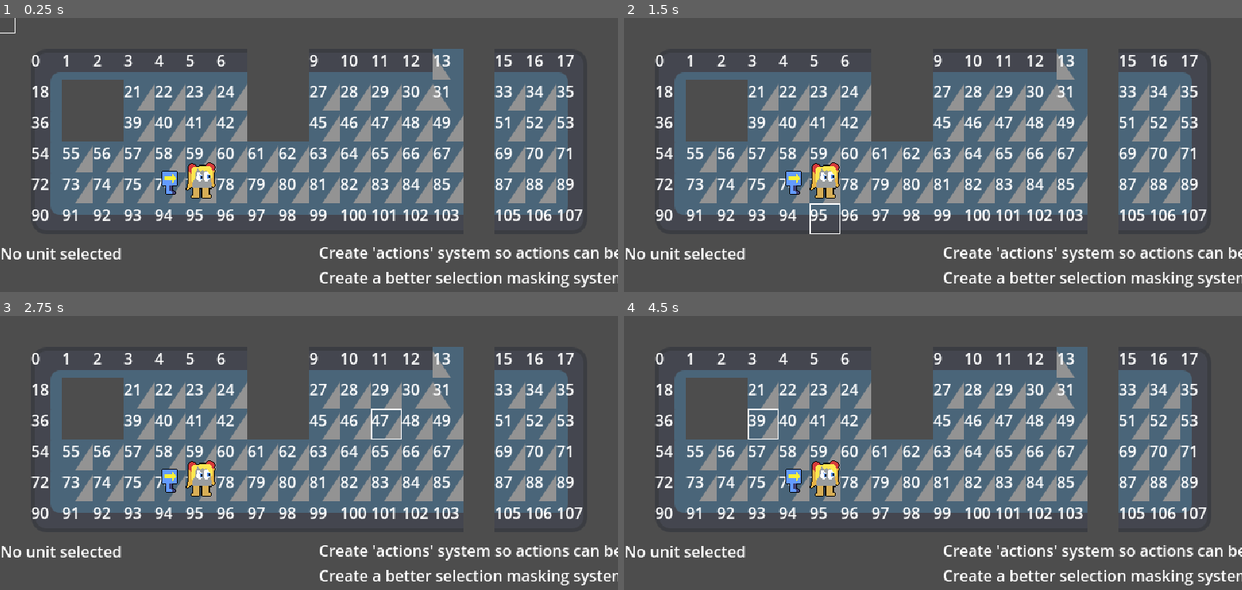
Above: before the commit, frames 1-4 (two rows, left to right).
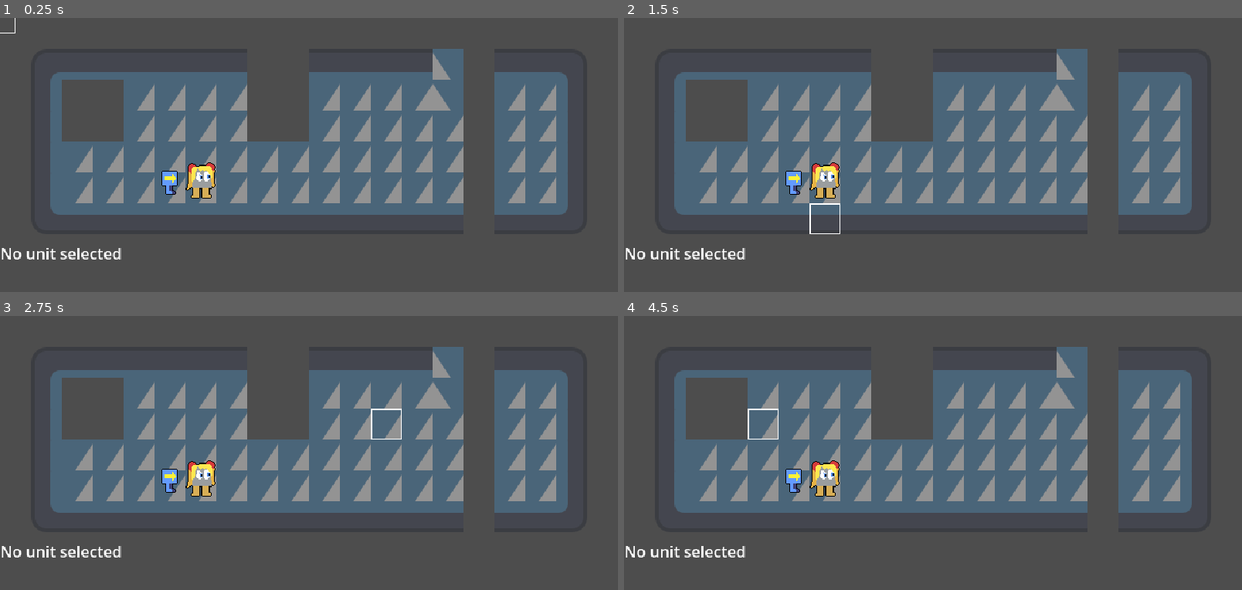
Above: after the commit, the same moments.

Repository: Sciman101/StrategyThing
Game: Godot game, scene res://game.tscn
The game is run twice, just before and just after one commit, with the same random seed, the same clock (stepped at 60 frames per second) and the same inputs. Before the commit the project starts from res://test.tscn. The engine's default icon, where the game draws it, is replaced by a stand-in: a white triangle on a blue panel in a dark square.
Inputs (mouse positions are in pixels of both pictures, inside the frame that each line leads up to):
- Up to frame 1 (0.25 s): no input
- Up to frame 2 (1.5 s): tap Enter at 0.5 s; move the mouse to (1068, 174) at 0.52 s; right-click (1068, 174) at 0.6 s; click (1068, 174) at 0.8 s; tap Space at 1.25 s; move the mouse to (809, 209) at 1.27 s; click (809, 209) at 1.35 s
- Up to frame 3 (2.75 s): right-click (185, 507) at 1.55 s; tap Enter at 2 s; move the mouse to (370, 411) at 2.02 s; right-click (370, 411) at 2.1 s; click (370, 411) at 2.3 s
- Up to frame 4 (4.5 s): tap Space at 2.75, 4.25 s; move the mouse to (902, 559) at 2.77 s; click (902, 559) at 2.85 s; right-click (902, 559) at 3.05 s; tap Enter at 3.5 s; move the mouse to (1118, 540) at 3.52 s; right-click (1118, 540) at 3.6 s; click (1118, 540) at 3.8 s; move the mouse to (747, 436) at 4.27 s; click (747, 436) at 4.35 s

The runs differ from the first frame. In frame 1, 7.3% of the frame differs, in the area x 5-100%, y 13-99%; in frame 2, 7.3%; in frame 3, 7.3%; in frame 4, 7.3%.

Commit message:
Implemented basic actions system

Diff:
--- a/UnitArrowBox.tres
+++ b/UnitArrowBox.tres
@@ -1,6 +1,7 @@
-[gd_resource type="Resource" script_class="UnitDefinition" load_steps=3 format=3 uid="uid://btkogb0xitmpo"]
+[gd_resource type="Resource" script_class="UnitDefinition" load_steps=4 format=3 uid="uid://btkogb0xitmpo"]
 
 [ext_resource type="Script" path="res://scripts/UnitDefinition.gd" id="1_qul8w"]
+[ext_resource type="Resource" uid="uid://r8oh87vu3ff6" path="res://actions/action_move.tres" id="1_seicp"]
 [ext_resource type="Texture2D" uid="uid://b8d0t6lfyqfap" path="res://textures/arrowbox.png" id="1_xghjl"]
 
 [resource]
@@ -10,4 +11,4 @@
 max_health = 4
 base_power = 1
 base_speed = 4
-actions = Array[String](["Move", "Gift"])
+actions = Array[Resource("res://scripts/actions/UnitAction.gd")]([ExtResource("1_seicp")])
--- a/UnitGC.tres
+++ b/UnitGC.tres
@@ -1,5 +1,6 @@
-[gd_resource type="Resource" script_class="UnitDefinition" load_steps=3 format=3 uid="uid://csvvbypj8njrm"]
+[gd_resource type="Resource" script_class="UnitDefinition" load_steps=4 format=3 uid="uid://csvvbypj8njrm"]
 
+[ext_resource type="Resource" uid="uid://r8oh87vu3ff6" path="res://actions/action_move.tres" id="1_aw8g0"]
 [ext_resource type="Texture2D" uid="uid://di2gw8i01axfr" path="res://textures/gc.png" id="1_pmi1p"]
 [ext_resource type="Script" path="res://scripts/UnitDefinition.gd" id="2_s8gkt"]
 
@@ -10,4 +11,4 @@
 max_health = 5
 base_power = 2
 base_speed = 3
-actions = Array[String](["Move", "Attack", "Explode"])
+actions = Array[Resource("res://scripts/actions/UnitAction.gd")]([ExtResource("1_aw8g0")])
--- /dev/null
+++ b/actions/action_move.tres
@@ -0,0 +1,8 @@
+[gd_resource type="Resource" load_steps=2 format=3 uid="uid://r8oh87vu3ff6"]
+
+[ext_resource type="Script" path="res://scripts/actions/MoveUnitAction.gd" id="1_o7m2h"]
+
+[resource]
+script = ExtResource("1_o7m2h")
+name = "Move"
+description = "Move this unit as many tiles as your current speed"
--- a/test.tscn
+++ b/game.tscn
@@ -30,8 +30,8 @@
 tile_size = Vector2i(32, 32)
 sources/0 = SubResource("TileSetAtlasSource_q07bh")
 
-[node name="Test" type="Node2D"]
-script = ExtResource("1_k6dhj")
+[node name="Game" type="Node2D"]
+script = ExtResource("1_npc24")
 
 [node name="Camera2D" type="Camera2D" parent="."]
 position = Vector2(320, 180)
@@ -42,18 +42,18 @@
 format = 2
 layer_0/modulate = Color(1, 1, 1, 0.392157)
 layer_0/tile_data = PackedInt32Array(65537, 0, 0, 65554, 196608, 0, 393217, 0, 3, 393234, 196608, 3, 131090, 196608, 1, …(1542 unchanged characters)…
-script = ExtResource("3_l7n7d")
+script = ExtResource("3_igans")
 
 [node name="Cursor" type="Sprite2D" parent="."]
-texture = ExtResource("4_7fmpu")
+texture = ExtResource("4_15725")
 
 [node name="UI" type="CanvasLayer" parent="."]
 
 [node name="TODO" type="Label" parent="UI"]
-offset_left = 330.0
-offset_top = 231.0
-offset_right = 636.0
-offset_bottom = 356.0
+offset_left = 711.0
+offset_top = 12.0
+offset_right = 1136.0
+offset_bottom = 137.0
 text = "Create 'actions' system so actions can be modular
 Create a better selection masking system for the board
 "
@@ -90,20 +90,30 @@
 
 [node name="ActionButton0" type="Button" parent="UI/Controls/HBoxContainer/Actions"]
 layout_mode = 2
+focus_mode = 0
 text = "Move"
 
 [node name="ActionButton1" type="Button" parent="UI/Controls/HBoxContainer/Actions"]
 layout_mode = 2
+focus_mode = 0
 text = "Move"
 
 [node name="ActionButton2" type="Button" parent="UI/Controls/HBoxContainer/Actions"]
 layout_mode = 2
+focus_mode = 0
 text = "Move"
 
 [node name="ActionButton3" type="Button" parent="UI/Controls/HBoxContainer/Actions"]
 layout_mode = 2
+focus_mode = 0
 text = "Move"
 
 [node name="ActionButton4" type="Button" parent="UI/Controls/HBoxContainer/Actions"]
 layout_mode = 2
+focus_mode = 0
 text = "Move"
+
+[node name="ActionInfo" type="Label" parent="UI/Controls/HBoxContainer"]
+layout_mode = 2
+size_flags_vertical = 1
+text = "Action info here"
--- a/project.godot
+++ b/project.godot
@@ -11,7 +11,7 @@
 [application]
 
 config/name="StrategyThing"
-run/main_scene="res://test.tscn"
+run/main_scene="res://game.tscn"
 config/features=PackedStringArray("4.1", "GL Compatibility")
 config/icon="res://textures/icon.svg"
 
--- a/scripts/Board.gd
+++ b/scripts/Board.gd
@@ -80,7 +80,6 @@
 
 		if dir != prev_dir:
 			new_path.append(curr)
-			print(new_path)
 		idx += 1
 	if new_path[-1] != board_path[-1]:
 		new_path.append(board_path[-1])
@@ -145,10 +144,6 @@
 			var tilemap_pos = pos + rect.position
 			if get_cell_source_id(0, tilemap_pos) != -1:
 				astar.add_point(idx, pos)
-				var label = Label.new()
-				label.text = str(idx)
-				add_child(label)
-				label.position = tilemap_pos * 32
 	for x in size.x:
 		for y in size.y:
 			var pos = Vector2i(x,y)
--- a/scripts/Game.gd
+++ b/scripts/Game.gd
@@ -8,9 +8,13 @@
 var cursor_pos : Vector2i
 
 var selected_unit = null
+var current_action = null
+
+signal process_action
 
 func _ready():
 	deselect_unit()
+	controls.action_selected.connect(_action_selected)
 
 func _unhandled_input(event):
 	if event is InputEventMouseMotion:
@@ -19,32 +23,31 @@
 		cursor.position = board.map_to_local(cursor_pos)
 
 	elif event is InputEventMouseButton:
-		if Input.is_action_just_released("select"):
-			# Try and select a unit
-			var unit = board.get_unit(cursor_pos)
-			if unit:
+		if current_action == null:
+			# Unit selection
+			if Input.is_action_just_released("select"):
+				# Try and select a unit
+				var unit = board.get_unit(cursor_pos)
+				if unit:
+					deselect_unit()
+					select_unit(unit)
+				else:
+					deselect_unit()
+
+			elif Input.is_action_just_released("deselect"):
 				deselect_unit()
-				select_unit(unit)
-				board.select_within_distance(unit.board_position, unit.speed)
-				board.select_remove_occupied_cells()
-			elif selected_unit:
-				# Move em
-				unit = selected_unit
-				deselect_unit()
-				var dist = board.manhatten_dist(unit.board_position, cursor_pos)
-				if dist <= unit.speed:
-					var path = board.find_path(unit.board_position, cursor_pos, true)
-					if path.size() > 0:
-						# Valid path
-						board.move_unit(unit, cursor_pos)
-						await unit.follow_path(path)
-					else:
-						print("Can't go there!")
-				else:
-					print("Out of range!")
+		else:
+			if Input.is_action_just_released("select"):
+				# Send signal into the action
+				process_action.emit({selected_cell=cursor_pos})
 
-		elif Input.is_action_just_released("deselect"):
-			deselect_unit()
+			# Feed selection back into the current action
+			elif Input.is_action_just_released("deselect"):
+				# Stop it
+				process_action.emit({abort=true}) # Send a signal to abort the current action
+				current_action = null
+				controls.show()
+				select_unit(selected_unit)
 
 func select_unit(unit):
 	selected_unit = unit
@@ -57,3 +60,12 @@
 	selected_unit = null
 	controls.show_unit_info(null)
 	board.select_clear()
+
+func _action_selected(action : UnitAction):
+	controls.hide()
+	current_action = action
+	# Begin action execution
+	await action.execute(self, board, selected_unit, process_action)
+	# Once the action is complete
+	current_action = null
+	controls.show()
--- a/scripts/Unit.gd
+++ b/scripts/Unit.gd
@@ -1,11 +1,16 @@
 extends Sprite2D
+
+const BASE_AP := 3
 
 @export var unit_data : UnitDefinition
 
+# Unit stats
 var health : int
 var power : int
 var speed : int
+var action_points : int
 
+# Board info
 var board
 var board_position : Vector2i
 
@@ -13,6 +18,7 @@
 	health = unit_data.max_health
 	power = unit_data.base_power
 	speed = unit_data.base_speed
+	action_points = BASE_AP
 
 	texture = unit_data.board_sprite
 
--- a/scripts/UnitControls.gd
+++ b/scripts/UnitControls.gd
@@ -1,11 +1,21 @@
 extends Control
 
 @onready var infobox = $HBoxContainer/UnitInfo
+@onready var actioninfobox = $HBoxContainer/ActionInfo
 @onready var actions = $HBoxContainer/Actions
 @onready var action_buttons = actions.get_children()
 
+signal action_selected(action : UnitAction)
+
+var last_unit = null
+
 func _ready():
 	show_unit_info(null)
+	for btn in action_buttons:
+		btn.pressed.connect(_action_button_chosen.bind(btn.get_index()))
+		btn.mouse_entered.connect(_action_button_hovered.bind(btn.get_index()))
+		btn.mouse_exited.connect(_action_button_unhovered)
+	actioninfobox.hide()
 
 func show_unit_info(unit):
 	if unit:
@@ -17,7 +27,21 @@
 				action_buttons[i].hide()
 			else:
 				action_buttons[i].show()
-				action_buttons[i].text = unit_actions[i]
+				action_buttons[i].text = unit_actions[i].name
 	else:
 		infobox.text = "No unit selected"
 		actions.hide()
+		actioninfobox.hide()
+	last_unit = unit
+
+func _action_button_hovered(index : int):
+	if last_unit:
+		actioninfobox.show()
+		actioninfobox.text = last_unit.unit_data.actions[index].description
+
+func _action_button_unhovered():
+	actioninfobox.hide()
+
+func _action_button_chosen(index : int):
+	var action = last_unit.unit_data.actions[index]
+	action_selected.emit(action)
--- a/scripts/UnitDefinition.gd
+++ b/scripts/UnitDefinition.gd
@@ -9,4 +9,4 @@
 @export_range(0,100) var base_power : int
 @export_range(0,100) var base_speed : int
 
-@export var actions : Array[String]
+@export var actions : Array[UnitAction]
--- /dev/null
+++ b/scripts/actions/MoveUnitAction.gd
@@ -0,0 +1,23 @@
+extends UnitAction
+
+func execute(game, board, unit, control_signal):
+	# Start by highlighting the available spaces
+	board.select_within_distance(unit.board_position, unit.speed)
+	board.select_remove_occupied_cells()
+	var move_valid = false
+	var target_pos
+	while not move_valid:
+		var result = await control_signal
+		if result.get('cancel'): return
+
+		target_pos = result.selected_cell
+		# Determine if cell is valid
+		if board.manhatten_dist(target_pos, unit.board_position) <= unit.speed:
+			# Ok! We can move now
+			game.deselect_unit()
+			var path = board.find_path(unit.board_position, target_pos, true)
+			if path.size() > 0:
+				# Valid path
+				move_valid = true
+				board.move_unit(unit, target_pos)
+				await unit.follow_path(path)
--- /dev/null
+++ b/scripts/actions/UnitAction.gd
@@ -0,0 +1,8 @@
+class_name UnitAction
+extends Resource
+
+@export var name : String
+@export_multiline var description : String
+
+func execute(game, board, unit, control_signal): # This method is awaited
+	pass
Not shown: 2 places in game.tscn that only renumber resources
